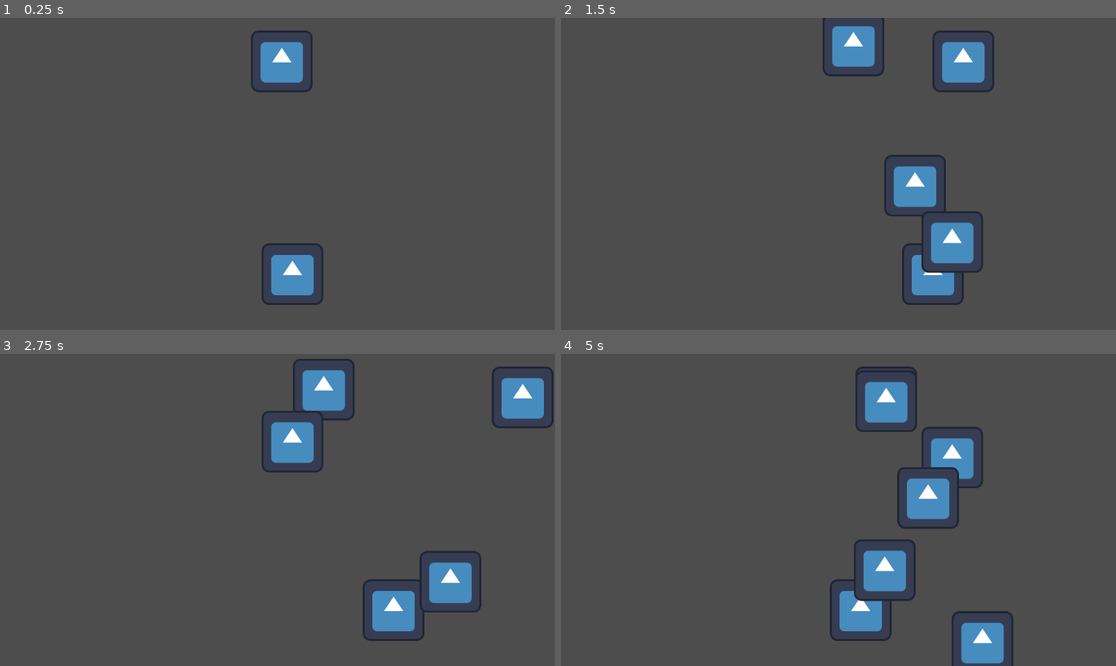
Above: before the commit, frames 1-4 (two rows, left to right).
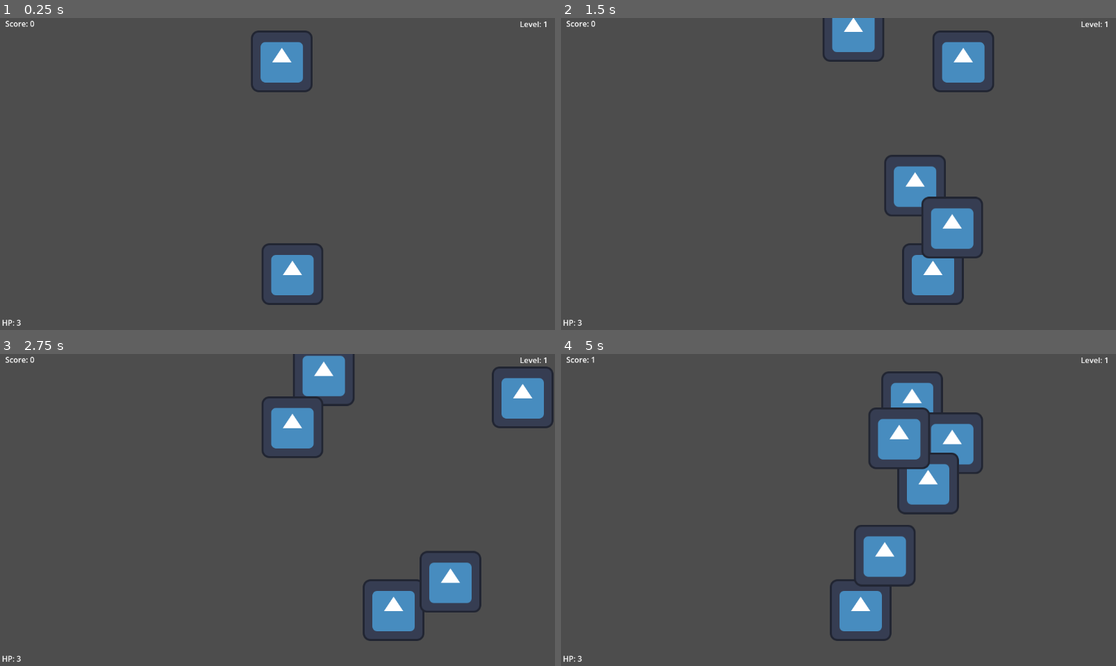
Above: after the commit, the same moments.

Repository: Ukko96/11-peliprojekti
Game: Godot game, scene res://main.tscn
Two runs of this game, one before a commit and one after it. Both use one fixed random seed, a clock stepped at 60 frames per second and the inputs below. Before the commit the project has no main scene; this scene is started directly in both runs. The engine's default icon, where the game draws it, is replaced by a stand-in: a white triangle on a blue panel in a dark square.
Inputs:
- Up to frame 1 (0.25 s): no input
- Up to frame 2 (1.5 s): tap Enter (ui_accept) at 0.5, 1.35 s; hold Right (ui_right) 0.53-1.28 s; hold Enter (ui_accept) 0.53-1.28 s; hold Left (ui_left) from 1.28 s (still down)
- Up to frame 3 (2.75 s): tap Enter (ui_accept) at 1.52, 1.82 s; release Left (ui_left) at 2.03 s; hold Right (ui_right) from 2.03 s (still down); hold Enter (ui_accept) from 2.03 s (still down)
- Up to frame 4 (5 s): release Enter (ui_accept) at 2.78 s; tap Enter (ui_accept) at 2.85, 3.02, 3.32, 4.35, 4.52, 4.82 s; release Right (ui_right) at 3.53 s; hold Enter (ui_accept) 3.53-4.28 s; hold Left (ui_left) from 3.53 s (still down)

The runs differ from the first frame. In frame 1, 0.1% of the frame differs, in the area x 0-99%, y 0-99%; in frame 2, 2.3%; in frame 3, 2.2%; in frame 4, 7.2%, in the area x 0-99%, y 0-100%.

Commit message:
UI
UI ja vähän hahmojen säätöä

Diff:
--- /dev/null
+++ b/GameManager.gd
@@ -0,0 +1,36 @@
+extends Node
+
+signal score_updated(new_score)
+signal level_updated(new_level)
+signal player_hp_updated(new_hp)
+
+var score: int = 0
+var level: int = 1
+var player_hp: int = 3
+var enemies_killed_in_level: int = 0
+
+func add_score_and_check_level(points: int):
+	score += points
+	enemies_killed_in_level += 1
+	score_updated.emit(score)
+
+	if enemies_killed_in_level >= 3:
+		level_up()
+
+func level_up():
+	level += 1
+	enemies_killed_in_level = 0
+	level_updated.emit(level)
+	get_tree().reload_current_scene()
+
+func take_damage(amount: int = 1):
+	player_hp -= amount
+	player_hp_updated.emit(player_hp)
+
+	if player_hp <= 0:
+		# Mitä tapahtuu kun pelaaja kuolee? Nollataan peli.
+		player_hp = 3
+		score = 0
+		level = 1
+		enemies_killed_in_level = 0
+		get_tree().reload_current_scene()
--- /dev/null
+++ b/UI.tscn
@@ -0,0 +1,26 @@
+[gd_scene format=3 uid="uid://nr34cnrpni5u"]
+
+[ext_resource type="Script" uid="uid://b24ugdyamlpwf" path="res://ui.gd" id="1_b3bc3"]
+
+[node name="UI" type="CanvasLayer" unique_id=1898398456]
+script = ExtResource("1_b3bc3")
+
+[node name="ScoreLabel" type="Label" parent="." unique_id=1029437647]
+anchors_preset = -1
+anchor_left = 0.017
+anchor_right = 0.035
+offset_left = -8.584002
+offset_right = 10.68
+offset_bottom = 23.0
+
+[node name="LevelLabel" type="Label" parent="." unique_id=500228717]
+offset_left = 1079.0
+offset_top = 1.0
+offset_right = 1119.0
+offset_bottom = 24.0
+
+[node name="HealthLabel" type="Label" parent="." unique_id=995683577]
+offset_left = 4.0
+offset_top = 621.0
+offset_right = 44.0
+offset_bottom = 644.0
--- a/bullet.gd
+++ b/bullet.gd
@@ -1,5 +1,13 @@
 extends Area2D
 @export var speed = 500
 
+func _ready():
+	body_entered.connect(_on_body_entered)
+
 func _process(delta):
 	position.y -= speed * delta
+
+func _on_body_entered(body):
+	if body.has_method("take_damage"):
+		body.take_damage()
+		queue_free()
--- a/bullet.tscn
+++ b/bullet.tscn
@@ -3,10 +3,13 @@
 [ext_resource type="Script" uid="uid://b5wsiqkobn7wq" path="res://bullet.gd" id="1_v8qja"]
 [ext_resource type="Texture2D" uid="uid://bjonpasfhm360" path="res://icon.svg" id="2_t4vbm"]
 
+[sub_resource type="CircleShape2D" id="CircleShape2D_v8qja"]
+
 [node name="Area2D" type="Area2D" unique_id=1637068357]
 script = ExtResource("1_v8qja")
 
 [node name="CollisionShape2D" type="CollisionShape2D" parent="." unique_id=967728246]
+shape = SubResource("CircleShape2D_v8qja")
 
 [node name="Icon" type="Sprite2D" parent="." unique_id=460961630]
 texture = ExtResource("2_t4vbm")
--- a/enemy.gd
+++ b/enemy.gd
@@ -28,3 +28,22 @@
 	var bullet = bullet_scene.instantiate()
 	bullet.global_position = global_position
 	get_parent().add_child(bullet)
+
+# Funktio, kun hahmo osuu viholliseen
+func take_damage():
+	# 1. pisteen lisäys
+	GameManager.add_score_and_check_level(1)
+
+	# 2. lataa vihollisen scenen ja kopioi
+	var enemy_scene = load("res://enemy.tscn")
+	var new_enemy = enemy_scene.instantiate()
+
+	# 3. Random spawni viholliselle
+	var random_x = randf_range(100.0, 1000.0)
+	new_enemy.global_position = Vector2(random_x, 100)
+
+	# 4. uus vihollinen peliin
+	get_parent().call_deferred("add_child", new_enemy)
+
+	# 5. kun vihollinen kuolee
+	queue_free()
--- a/enemy.tscn
+++ b/enemy.tscn
@@ -2,6 +2,8 @@
 
 [ext_resource type="Script" uid="uid://vq8shngyyoji" path="res://enemy.gd" id="1_4gyqm"]
 [ext_resource type="Texture2D" uid="uid://bjonpasfhm360" path="res://icon.svg" id="2_qi2p4"]
+
+[sub_resource type="RectangleShape2D" id="RectangleShape2D_4gyqm"]
 
 [node name="CharacterBody2D" type="CharacterBody2D" unique_id=1453417523]
 script = ExtResource("1_4gyqm")
@@ -10,3 +12,4 @@
 texture = ExtResource("2_qi2p4")
 
 [node name="CollisionShape2D" type="CollisionShape2D" parent="." unique_id=1533860038]
+shape = SubResource("RectangleShape2D_4gyqm")
--- a/enemy_bullet.gd
+++ b/enemy_bullet.gd
@@ -1,5 +1,14 @@
 extends Area2D
 @export var speed = 500
 
+func _ready():
+	body_entered.connect(_on_body_entered)
+
 func _process(delta):
 	position.y += speed * delta
+
+func _on_body_entered(body):
+	if body.name == "Player" or body.name == "player":
+		if body.has_method("take_damage"):
+			body.take_damage()
+			queue_free()
--- a/enemy_bullet.tscn
+++ b/enemy_bullet.tscn
@@ -3,10 +3,13 @@
 [ext_resource type="Script" uid="uid://cqaq2li4sx21d" path="res://enemy_bullet.gd" id="1_gl7bs"]
 [ext_resource type="Texture2D" uid="uid://bjonpasfhm360" path="res://icon.svg" id="2_mgp66"]
 
+[sub_resource type="CircleShape2D" id="CircleShape2D_gl7bs"]
+
 [node name="Area2D" type="Area2D" unique_id=1637068357]
 script = ExtResource("1_gl7bs")
 
 [node name="CollisionShape2D" type="CollisionShape2D" parent="." unique_id=967728246]
+shape = SubResource("CircleShape2D_gl7bs")
 
 [node name="Icon" type="Sprite2D" parent="." unique_id=460961630]
 texture = ExtResource("2_mgp66")
--- a/main.tscn
+++ b/main.tscn
@@ -2,10 +2,14 @@
 
 [ext_resource type="PackedScene" uid="uid://di4t4xwrel0av" path="res://player.tscn" id="1_ig7tw"]
 [ext_resource type="PackedScene" uid="uid://b2qjyhh0qdf6s" path="res://enemy.tscn" id="2_0xm2m"]
+[ext_resource type="PackedScene" uid="uid://nr34cnrpni5u" path="res://UI.tscn" id="3_h2yge"]
 
 [node name="Node2D" type="Node2D" unique_id=2124125224]
 
 [node name="Player" parent="." unique_id=1876218133 instance=ExtResource("1_ig7tw")]
+speed = null
 
 [node name="CharacterBody2D" parent="." unique_id=1453417523 instance=ExtResource("2_0xm2m")]
 position = Vector2(535, 90)
+
+[node name="UI" parent="." unique_id=1898398456 instance=ExtResource("3_h2yge")]
--- a/player.gd
+++ b/player.gd
@@ -1,5 +1,5 @@
 extends CharacterBody2D
-@export var speed = 300
+@export var speed: float = 300.0
 var bullet_scene1= preload("res://bullet.tscn")
 
 func _physics_process(delta):
@@ -10,7 +10,12 @@
 	if event.is_action_pressed("ui_accept"):
 		shoot()
 
-func shoot ():
+
+func shoot():
 	var bullet = bullet_scene1.instantiate()
-	bullet.global_position = global_position
+	bullet.global_position = global_position + Vector2(0, -30)
 	get_parent().add_child(bullet)
+
+# Funktio, kun pelaajaan osuu
+func take_damage():
+	GameManager.take_damage(1)
--- a/player.tscn
+++ b/player.tscn
@@ -2,15 +2,12 @@
 
 [ext_resource type="Script" uid="uid://pvwgjd1q5fkr" path="res://player.gd" id="1_4flbx"]
 [ext_resource type="Texture2D" uid="uid://bjonpasfhm360" path="res://icon.svg" id="2_onrkg"]
-
-[sub_resource type="PackedScene" id="PackedScene_onrkg"]
 
 [sub_resource type="RectangleShape2D" id="RectangleShape2D_sh265"]
 
 [node name="Player" type="CharacterBody2D" unique_id=1876218133]
 position = Vector2(607, 532)
 script = ExtResource("1_4flbx")
-bullet_scene = SubResource("PackedScene_onrkg")
 
 [node name="Sprite2D" type="Sprite2D" parent="." unique_id=411832492]
 texture = ExtResource("2_onrkg")
--- a/project.godot
+++ b/project.godot
@@ -15,8 +15,13 @@
 [application]
 
 config/name="Peliprojekti tiimi11"
+run/main_scene="uid://bwcba2tdl3f6d"
 config/features=PackedStringArray("4.6", "Mobile")
 config/icon="res://icon.svg"
+
+[autoload]
+
+GameManager="*uid://bjt03wrksawtf"
 
 [rendering]
 
--- /dev/null
+++ b/ui.gd
@@ -0,0 +1,23 @@
+extends CanvasLayer
+
+@onready var score_label = $ScoreLabel
+@onready var level_label = $LevelLabel
+@onready var hp_label = $HealthLabel
+
+func _ready():
+	GameManager.score_updated.connect(_on_score_updated)
+	GameManager.level_updated.connect(_on_level_updated)
+	GameManager.player_hp_updated.connect(_on_player_hp_updated)
+
+	_on_score_updated(GameManager.score)
+	_on_level_updated(GameManager.level)
+	_on_player_hp_updated(GameManager.player_hp)
+
+func _on_score_updated(new_score):
+	score_label.text = "Score: " + str(new_score)
+
+func _on_level_updated(new_level):
+	level_label.text = "Level: " + str(new_level)
+
+func _on_player_hp_updated(new_hp):
+	hp_label.text = "HP: " + str(new_hp)
Not shown, added: GameManager.gd.uid
Not shown, added: ui.gd.uid
